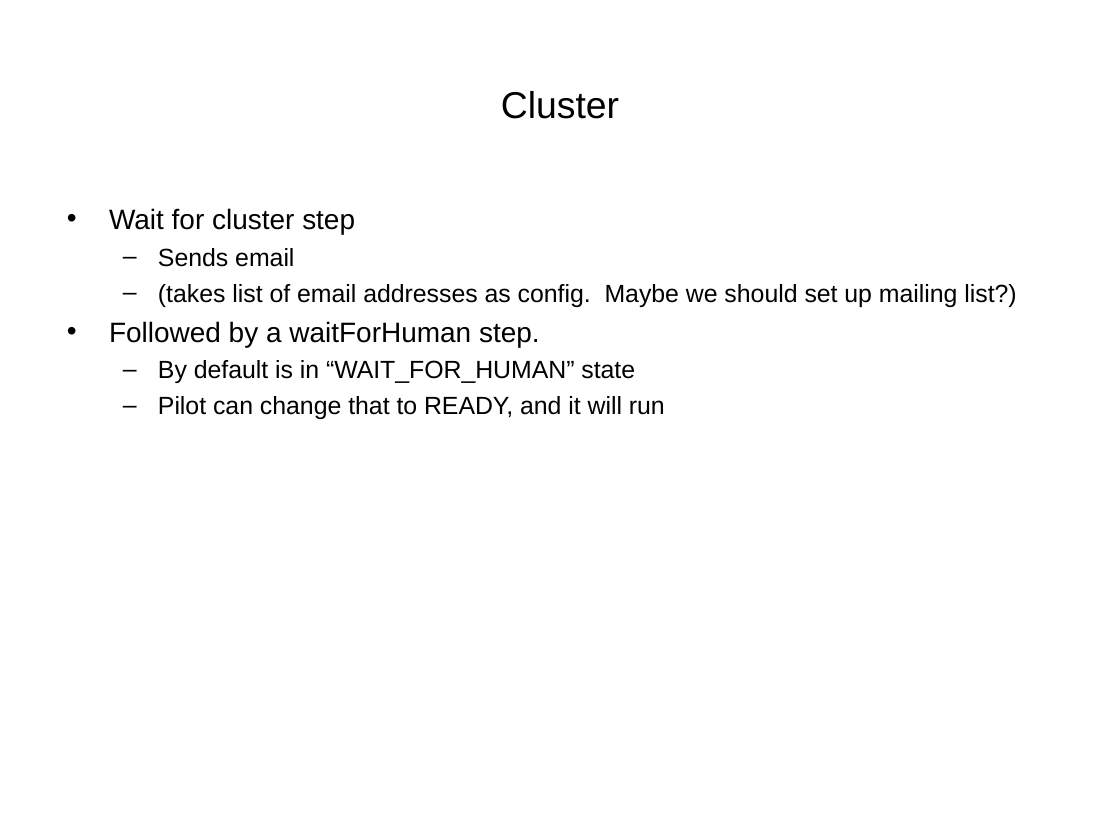
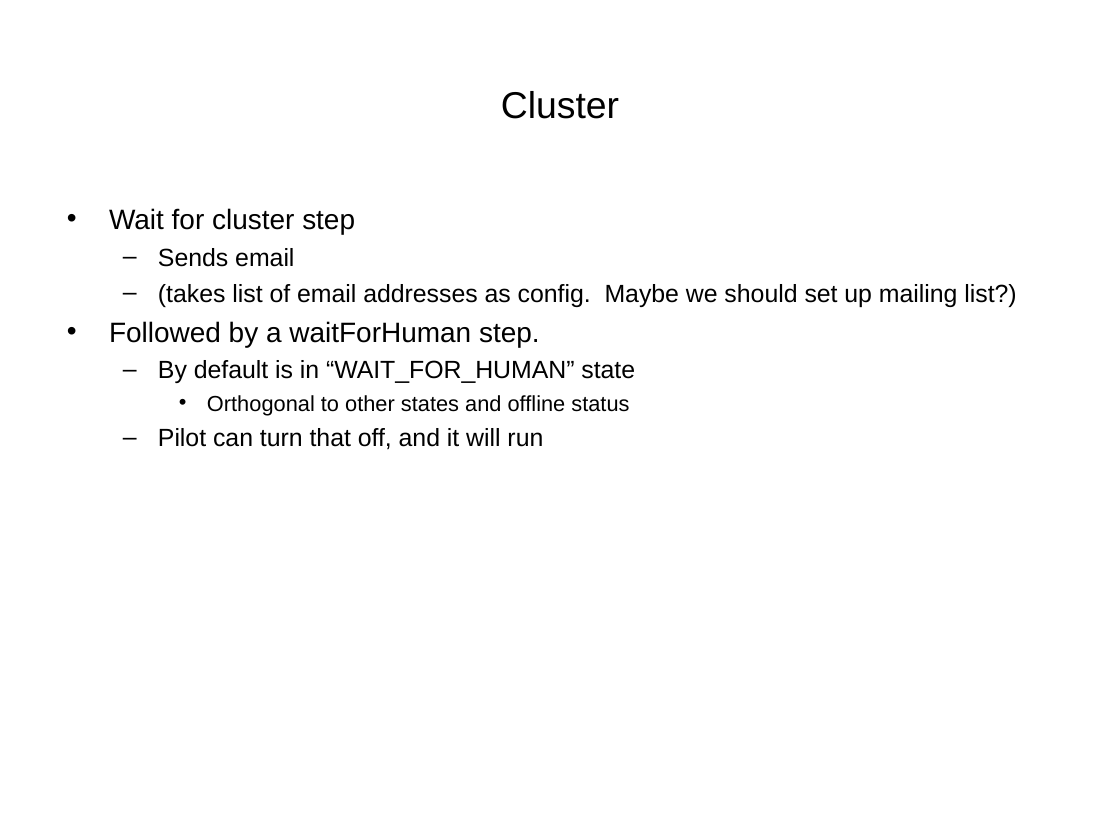
Before and after one commit to VEuPathDB/ApiCommonData, a slide deck: slide 13 of Load/doc/workflow/plasmodb/7.7/ApiWorkFlow.ppt. Drawn at 1120x840 pixels with LibreOffice and Linux fonts; fonts in the diff are those of the drawing. Boxes give left, top, right and bottom in pixels: in the first picture for what was removed or moved away, otherwise in the second. Text is boxed around its words. In the diff, an @@ line names an element or a change of style, - is before the commit and + after.

```diff
--- a/Load/doc/workflow/plasmodb/7.7/ApiWorkFlow.ppt
+++ b/Load/doc/workflow/plasmodb/7.7/ApiWorkFlow.ppt
@@ text at (x1=158, y1=395, x2=629, y2=450): text changed; size 16 to 14 pt @@
-  – Pilot can change that to READY, and it will run
+    • Orthogonal to other states and offline status
+  – Pilot can turn that off, and it will run
```
Also in this commit, not shown: 5 other slides changed, 2 other files.
